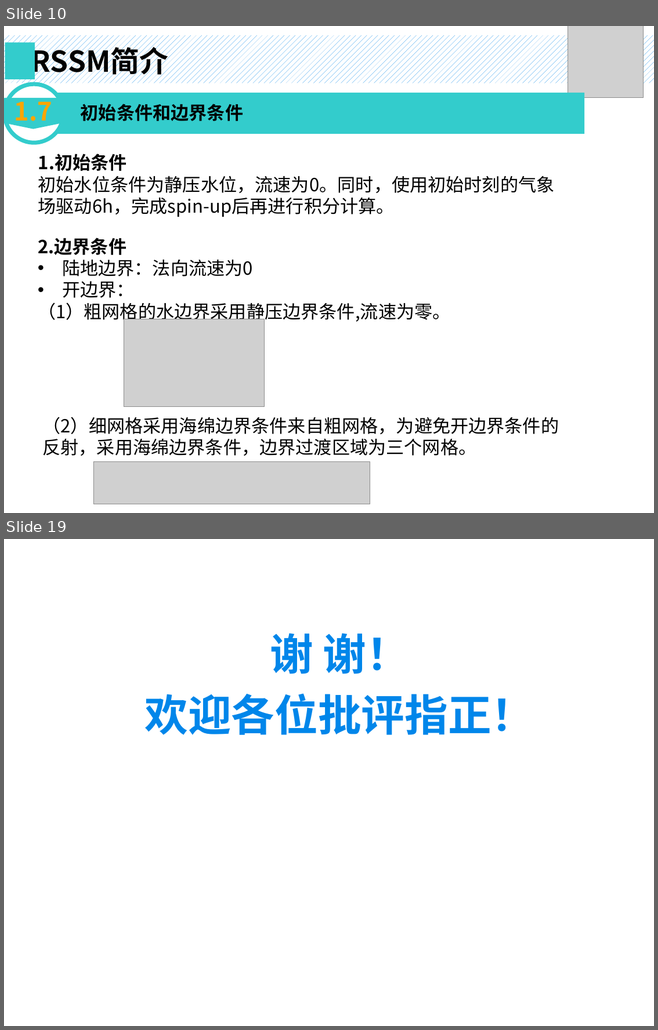
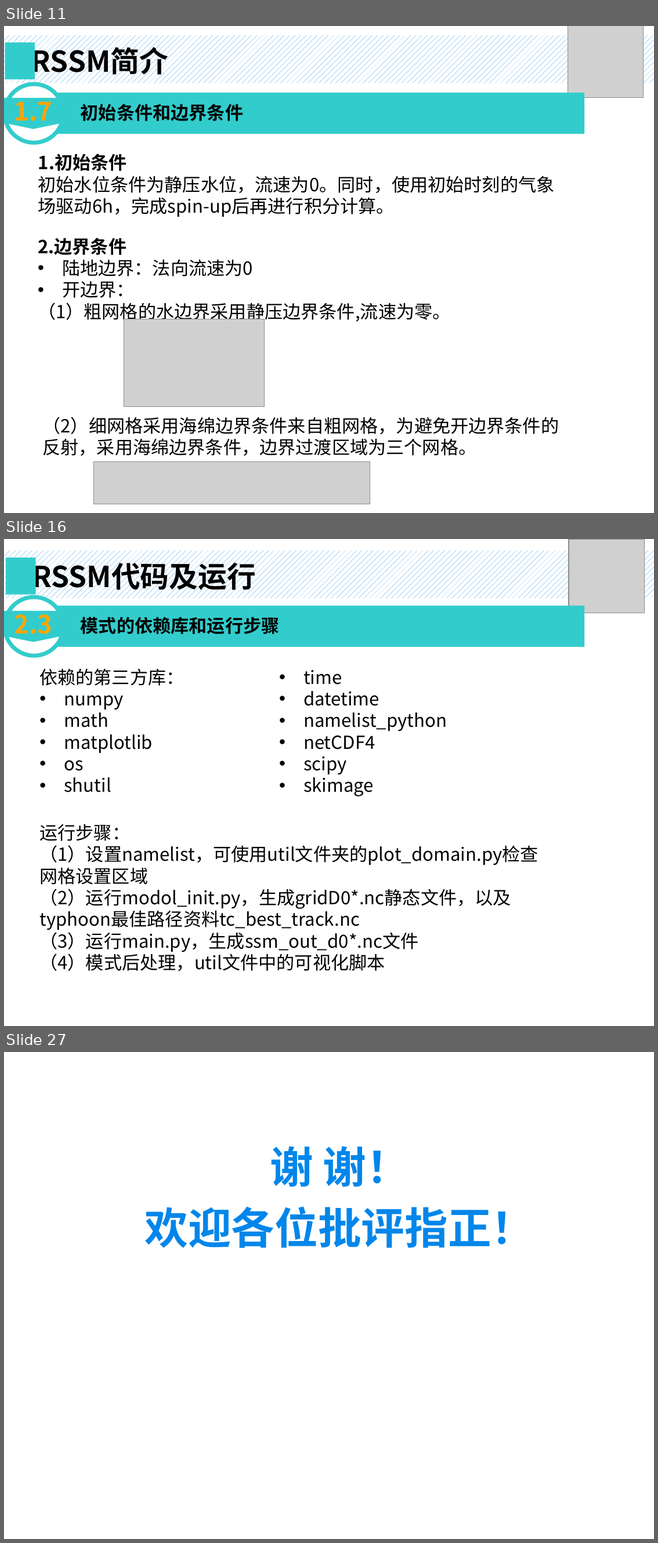
Before and after one commit to islandowner95/RSSM, a slide deck: doc/RSSM_V1.0_Introduction.pptx. Shown one above the other, each under a label of ours: slides 10 and 19 before the commit, slides 11, 16 and 27 after it; the slides between them are not shown. The pictures are 658x1030 and 658x1543 pixels, drawn with LibreOffice and Linux fonts; fonts in the diff are those of the drawing; grey boxes stand for pictures. Boxes give left, top, right and bottom in pixels: in the first picture for what was removed or moved away, otherwise in the second. Text is boxed around its words. In the diff, an @@ line names an element or a change of style, - is before the commit and + after.

```diff
--- a/doc/RSSM_V1.0_Introduction.pptx
+++ b/doc/RSSM_V1.0_Introduction.pptx
@@ slide 16 added at [4,539,654,1026], background #FFFFFF @@
@@ group added at [5,539,654,613]: 2 rectangles, 1 picture, 1 text @@
+RSSM代码及运行
@@ group added at [5,597,584,655]: 1 rectangle, 1 text, 1 ellipse, 1 flow chart offpage connector @@
+模式的依赖库和运行步骤
+2.3
@@ text added at [39,669,184,792], 20 pt, text #000000 @@
+依赖的第三方库：
+• numpy
+• math
+• matplotlib
+• os
+• shutil
@@ text added at [303,670,447,797], 20 pt, text #000000 @@
+• time
+• datetime
+• namelist_python
+• netCDF4
+• scipy
+• skimage
@@ text added at [39,824,538,971], 20 pt, text #000000 @@
+运行步骤：
+（1）设置namelist，可使用util文件夹的plot_domain.py检查网格设置区域
+（2）运行modol_init.py，生成gridD0*.nc静态文件，以及typhoon最佳路径资料tc_best_track.nc
+（3）运行main.py，生成ssm_out_d0*.nc文件
+（4）模式后处理，util文件中的可视化脚本
@@ what was slide 10 is now slide 11 @@
@@ what was slide 19 is now slide 27 @@
```
Also in this commit, not shown: 13 slides changed, 7 other slides added.
